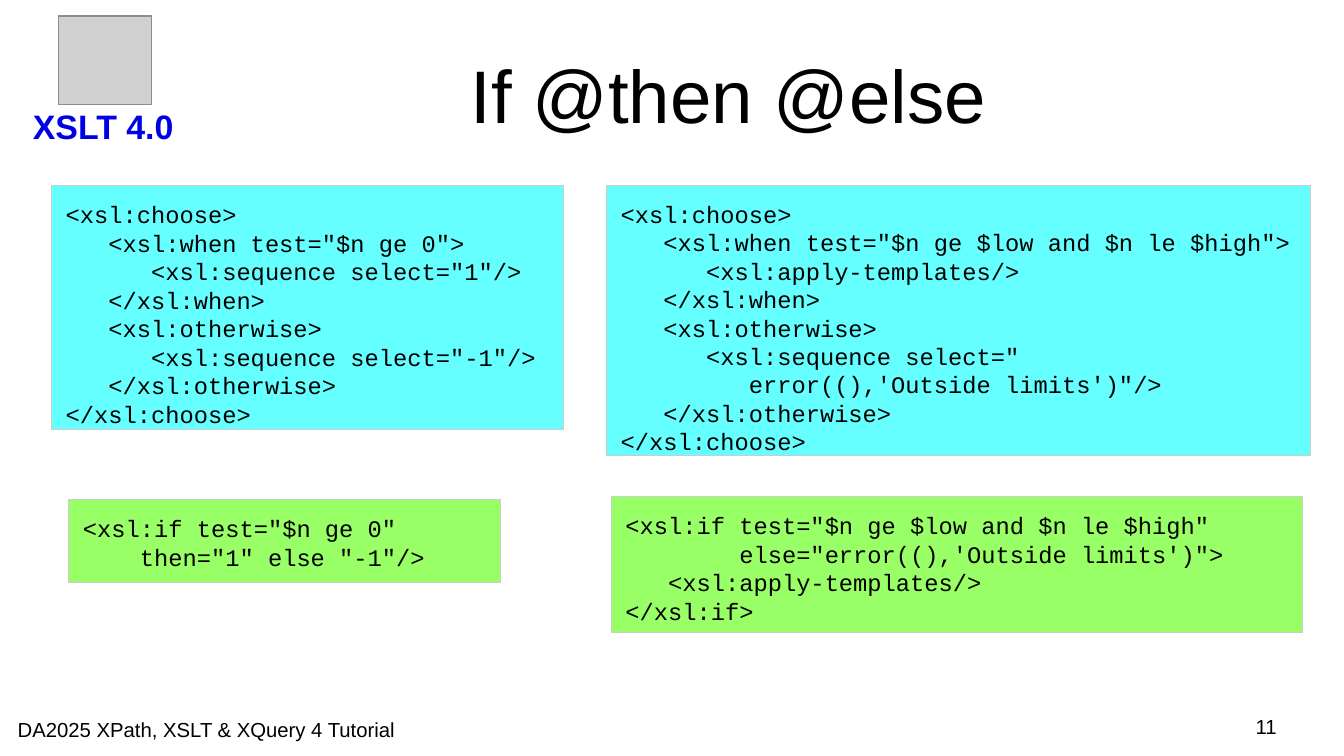
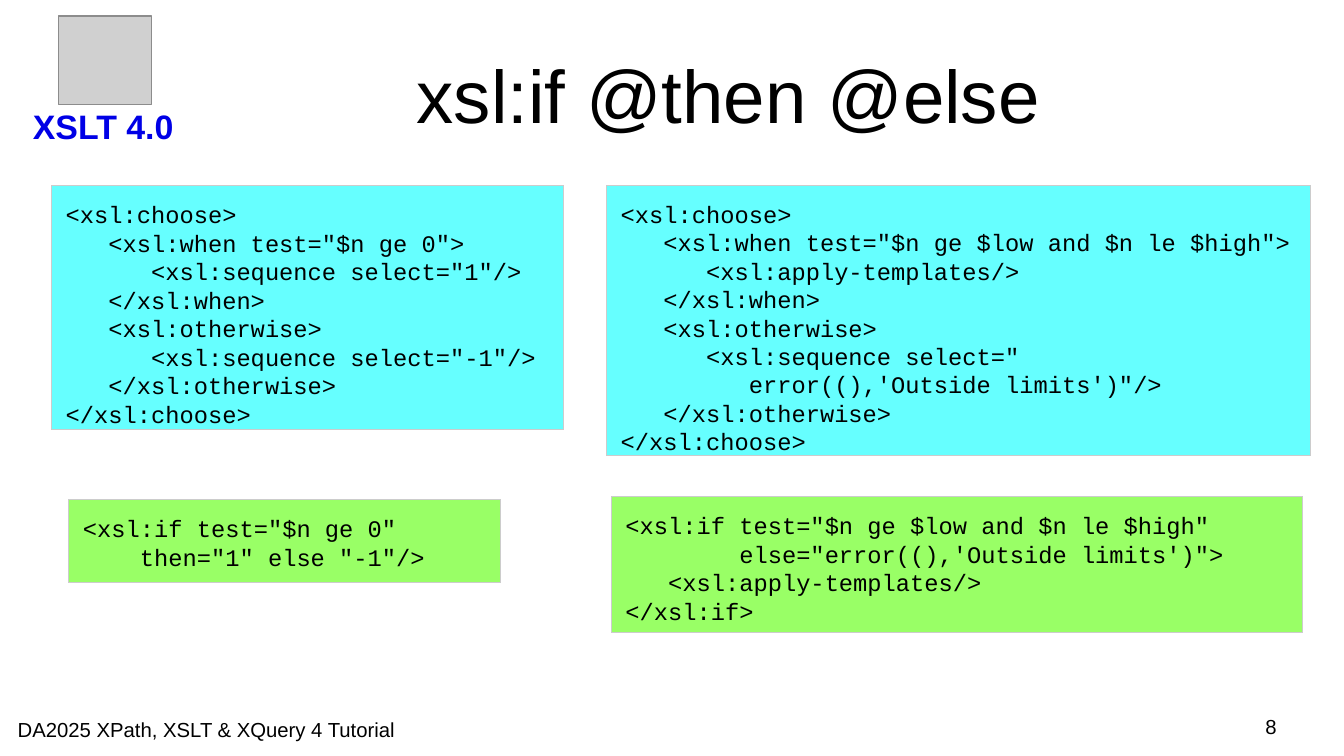
Before and after one commit to johnlumley/johnlumley.github.io, a slide deck: slide 8 of DA2025/slides/QT4-XSLT.odp (slide 11 before the commit). Drawn at 1344x756 pixels with LibreOffice and Linux fonts; fonts in the diff are those of the drawing; grey boxes stand for pictures; background and template pictures are left out. Boxes give left, top, right and bottom in pixels: in the first picture for what was removed or moved away, otherwise in the second. Text is boxed around its words. In the diff, an @@ line names an element or a change of style, - is before the commit and + after.

```diff
--- a/DA2025/slides/QT4-XSLT.odp
+++ b/DA2025/slides/QT4-XSLT.odp
@@ title at box(417, 69, 1039, 134): text changed @@
-If @then @else
+xsl:if @then @else
@@ page number at box(1265, 720, 1276, 735): text changed @@
-11
+8
```
Also in this commit, not shown: 3 other slides changed, 2 other files.
